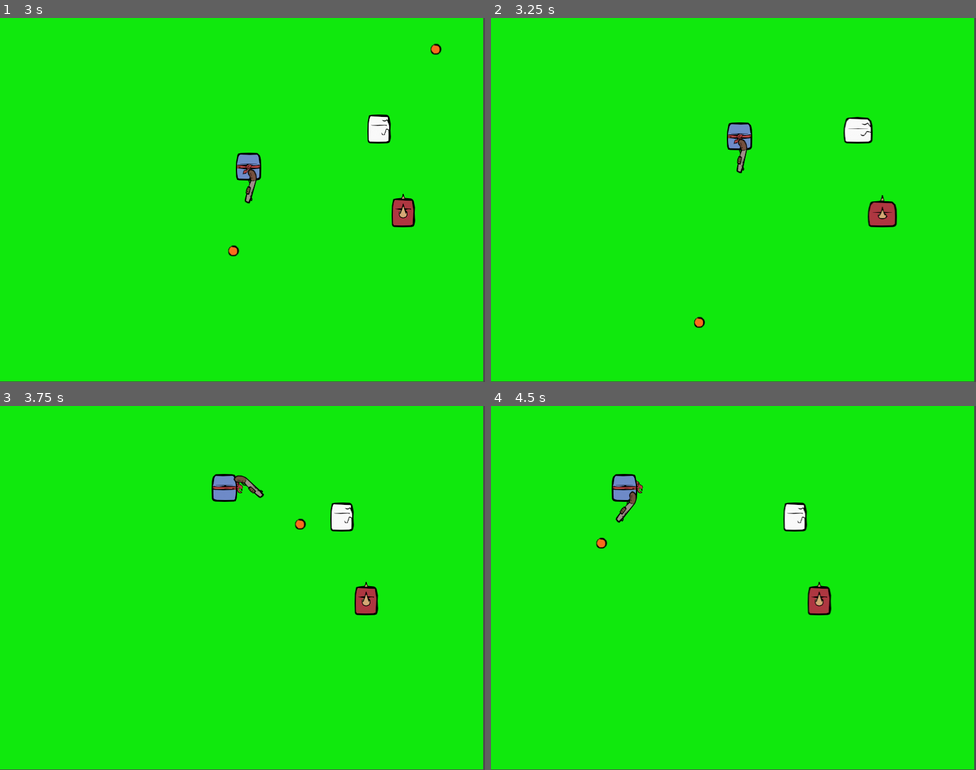
Above: before the commit, frames 1-4 (two rows, left to right).
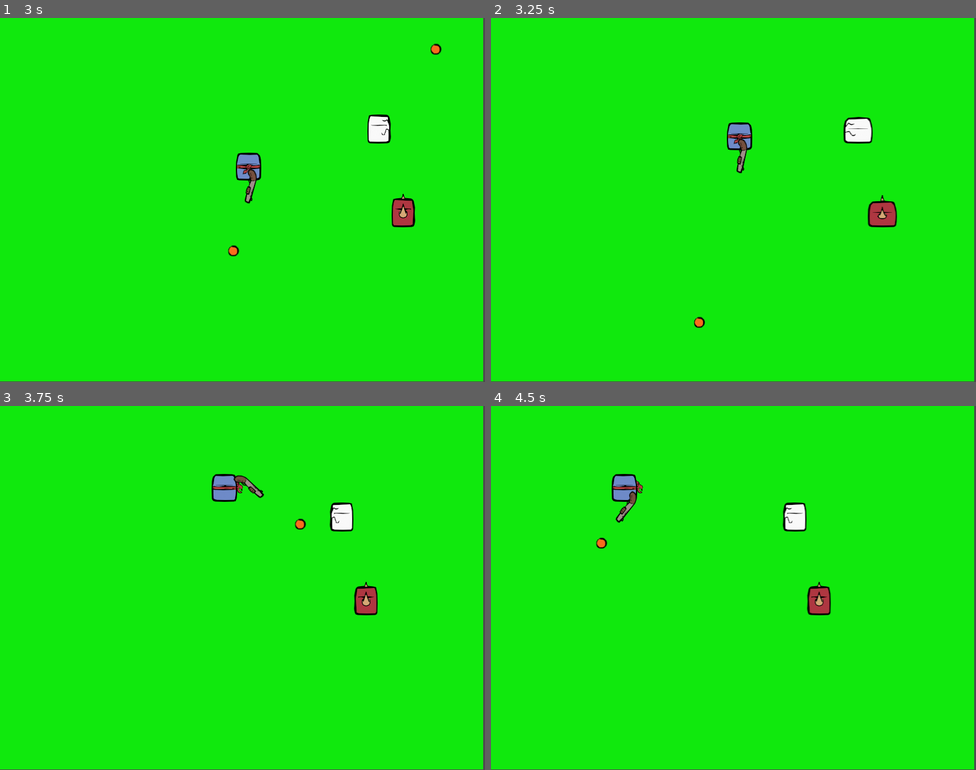
Above: after the commit, the same moments.

Repository: hipstarVenom/so-im-a-square
Game: Godot game, scene res://Scene/Main/main.tscn
Two runs of this game, one before a commit and one after it. Both use one fixed random seed, a clock stepped at 60 frames per second and the inputs below.
Inputs (mouse positions are in pixels of both pictures, inside the frame that each line leads up to):
- Up to frame 1 (3 s): move the mouse to (349, 181) at 0.52 s; hold Right (ui_right) 0.53-1.28 s; tap Space (shoot) every 0.75 s from 0.6 to 2.85 s; move the mouse to (145, 218) at 1.27 s; hold Down (ui_down) 1.28-2.03 s; move the mouse to (291, 119) at 2.02 s; hold Right (ui_right) 2.03-2.78 s; move the mouse to (218, 272) at 2.77 s; hold Up (ui_up) from 2.78 s (still down)
- Up to frame 2 (3.25 s): keep holding Up (ui_up)
- Up to frame 3 (3.75 s): move the mouse to (388, 642) at 3.52 s; release Up (ui_up) at 3.53 s; hold Left (ui_left) from 3.53 s (still down); tap Space (shoot) at 3.6 s
- Up to frame 4 (4.5 s): keep holding Left (ui_left); move the mouse to (588, 533) at 4.27 s; tap Space (shoot) at 4.35 s

Frame 1 is identical in both runs. In frame 2, 0.2% of the frame differs, in the area x 72-84%, y 27-58%; in frame 3, 0.2%; in frame 4, 0.2%, in the area x 60-71%, y 26-58%.

Commit message:
fix : flip animation error

Diff:
--- a/so-i-am-a-square-so-what-/Code/Monster/monster.gd
+++ b/so-i-am-a-square-so-what-/Code/Monster/monster.gd
@@ -5,7 +5,7 @@
 @export var max_health := 50
 var health := max_health
 
-# For direction testing
+# Directions for 8-way movement
 var directions := [
 	Vector2.RIGHT,
 	Vector2.LEFT,
@@ -28,6 +28,7 @@
 func _physics_process(delta):
 	time_accum += delta
 
+	# Switch direction or idle
 	if time_accum > switch_time:
 		time_accum = 0.0
 		moving = !moving
@@ -49,19 +50,27 @@
 func set_move_anim(dir: Vector2):
 	var name := get_anim_name(dir, "move")
 	anim.play(name)
+	apply_flip(dir)
 
 func set_idle_anim(dir: Vector2):
 	var name := get_anim_name(dir, "idle")
 	anim.play(name)
+	apply_flip(dir)
 
+# Apply horizontal flip for animations that can face left
+func apply_flip(dir: Vector2):
+	var flip_needed := false
+	if anim.animation.ends_with("_left_right") or anim.animation.ends_with("_up_right") or anim.animation.ends_with("_down_right"):
+		flip_needed = dir.x < 0
+	anim.flip_h = flip_needed
+
+# Determine animation name
 func get_anim_name(dir: Vector2, action: String) -> String:
-	if dir.x > 0.5 and abs(dir.y) < 0.5:
+	if abs(dir.x) > 0.5 and abs(dir.y) < 0.5:
 		return "%s_left_right" % action
-	elif dir.x < -0.5 and abs(dir.y) < 0.5:
-		return "%s_left_right" % action
-	elif dir.y < -0.5 and abs(dir.x) < 0.5:
+	elif abs(dir.x) < 0.5 and dir.y < -0.5:
 		return "%s_up" % action
-	elif dir.y > 0.5 and abs(dir.x) < 0.5:
+	elif abs(dir.x) < 0.5 and dir.y > 0.5:
 		return "%s_down" % action
 	elif dir.x > 0 and dir.y < 0:
 		return "%s_up_right" % action
@@ -94,6 +103,5 @@
 		$CollisionShape2D.disabled = true
 
 	anim.play("death")
-
-	await get_tree().create_timer(1.0).timeout  # wait for 1 seconds
+	await get_tree().create_timer(2.0).timeout  # wait for 2 seconds
 	queue_free()
--- a/so-i-am-a-square-so-what-/Code/skeleton/skeleton.gd
+++ b/so-i-am-a-square-so-what-/Code/skeleton/skeleton.gd
@@ -5,7 +5,7 @@
 @export var max_health := 50
 var health := max_health
 
-# For direction testing
+# Directions for 8-way movement
 var directions := [
 	Vector2.RIGHT,
 	Vector2.LEFT,
@@ -28,6 +28,7 @@
 func _physics_process(delta):
 	time_accum += delta
 
+	# Switch direction or idle
 	if time_accum > switch_time:
 		time_accum = 0.0
 		moving = !moving
@@ -49,19 +50,27 @@
 func set_move_anim(dir: Vector2):
 	var name := get_anim_name(dir, "move")
 	anim.play(name)
+	apply_flip(dir)
 
 func set_idle_anim(dir: Vector2):
 	var name := get_anim_name(dir, "idle")
 	anim.play(name)
+	apply_flip(dir)
 
+# Apply horizontal flip for animations that can face left
+func apply_flip(dir: Vector2):
+	var flip_needed := false
+	if anim.animation.ends_with("_left_right") or anim.animation.ends_with("_up_right") or anim.animation.ends_with("_down_right"):
+		flip_needed = dir.x < 0
+	anim.flip_h = flip_needed
+
+# Determine animation name
 func get_anim_name(dir: Vector2, action: String) -> String:
-	if dir.x > 0.5 and abs(dir.y) < 0.5:
+	if abs(dir.x) > 0.5 and abs(dir.y) < 0.5:
 		return "%s_left_right" % action
-	elif dir.x < -0.5 and abs(dir.y) < 0.5:
-		return "%s_left_right" % action
-	elif dir.y < -0.5 and abs(dir.x) < 0.5:
+	elif abs(dir.x) < 0.5 and dir.y < -0.5:
 		return "%s_up" % action
-	elif dir.y > 0.5 and abs(dir.x) < 0.5:
+	elif abs(dir.x) < 0.5 and dir.y > 0.5:
 		return "%s_down" % action
 	elif dir.x > 0 and dir.y < 0:
 		return "%s_up_right" % action
@@ -94,6 +103,5 @@
 		$CollisionShape2D.disabled = true
 
 	anim.play("death")
-
-	await get_tree().create_timer(1.0).timeout  # wait for 1 seconds
+	await get_tree().create_timer(2.0).timeout  # wait for 2 seconds
 	queue_free()
--- a/so-i-am-a-square-so-what-/Scene/Monster/monster.tscn
+++ b/so-i-am-a-square-so-what-/Scene/Monster/monster.tscn
@@ -314,8 +314,7 @@
 
 [node name="AnimatedSprite2D" type="AnimatedSprite2D" parent="CharacterBody2D" groups=["enemy"]]
 sprite_frames = SubResource("SpriteFrames_y5qvb")
-animation = &"idle_left_right"
-frame_progress = 0.281711
+animation = &"idle_up_right"
 
 [node name="CollisionShape2D" type="CollisionShape2D" parent="CharacterBody2D" groups=["enemy"]]
 shape = SubResource("CircleShape2D_g35ut")
